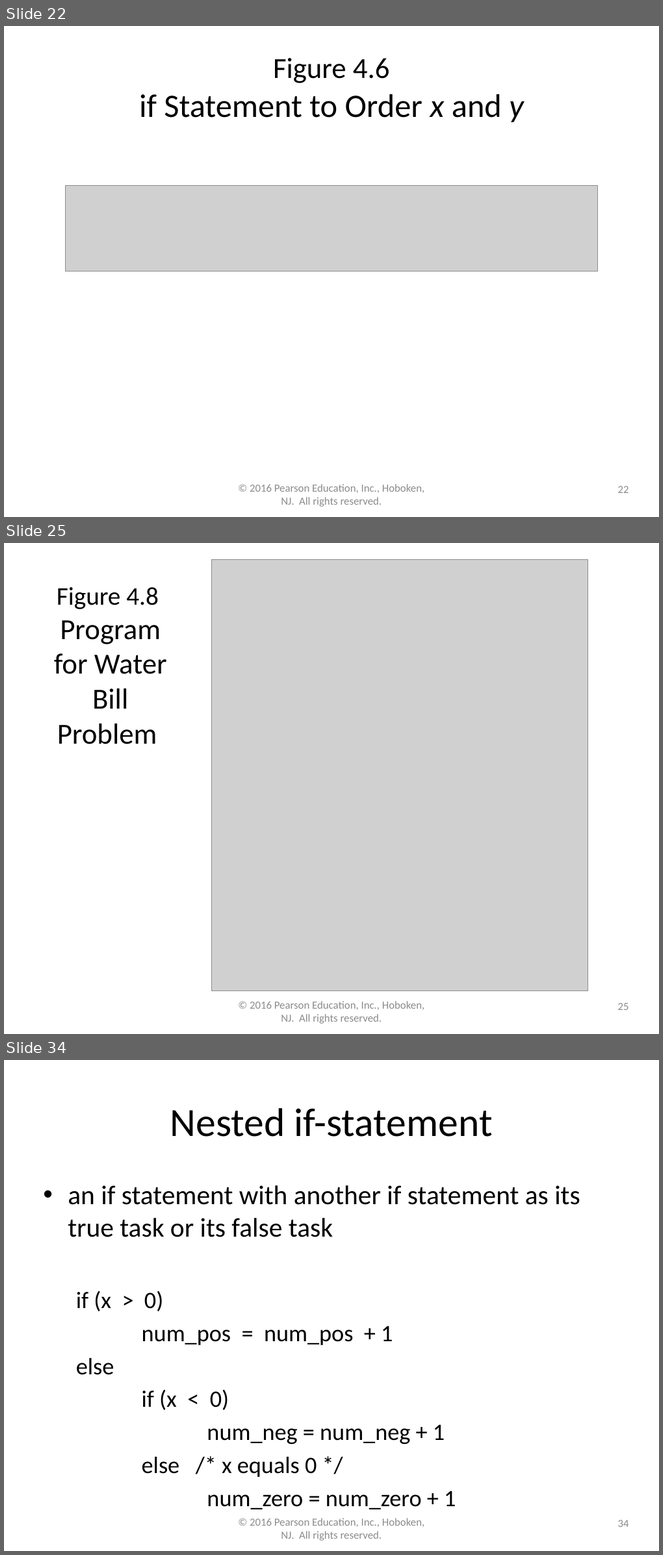
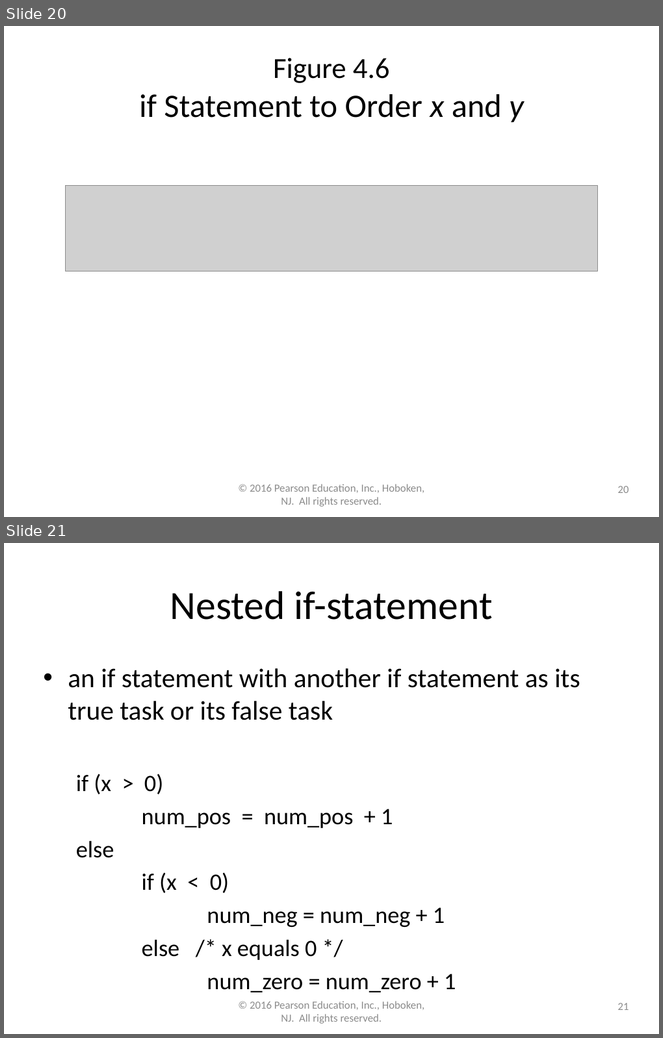
Before and after one commit to lgw2/lgw2.github.io, a slide deck: _teaching/csci112-fall-2023/lectures/ppts/Chapter4.pptx. Shown one above the other, each under a label of ours: slides 22, 25 and 34 before the commit, slides 20 and 21 after it; the slides between them are not shown. The pictures are 663x1555 and 663x1038 pixels, drawn with LibreOffice and Linux fonts; fonts in the diff are those of the drawing; grey boxes stand for pictures. Boxes give left, top, right and bottom in pixels: in the first picture for what was removed or moved away, otherwise in the second. Text is boxed around its words. In the diff, an @@ line names an element or a change of style, - is before the commit and + after.

```diff
--- a/_teaching/csci112-fall-2023/lectures/ppts/Chapter4.pptx
+++ b/_teaching/csci112-fall-2023/lectures/ppts/Chapter4.pptx
@@ slide 25 removed at (4, 543, 659, 1034), background #FFFFFF @@
@@ picture removed at (212, 559, 588, 991) @@
@@ title removed at (54, 587, 167, 745) @@
-Figure 4.8 Program for Water Bill Problem
@@ text removed at (250, 1001, 425, 1024) @@
-© 2016 Pearson Education, Inc., Hoboken, NJ. All rights reserved.
@@ page number removed at (618, 1003, 629, 1010) @@
-25
@@ what was slide 22 is now slide 20 @@
@@ page number at (618, 486, 629, 493): text changed @@
-22
+20
@@ what was slide 34 is now slide 21 @@
@@ page number at (618, 1003, 629, 1010): text changed @@
-34
+21
```
Also in this commit, not shown: 12 other slides removed, 5 other files.
